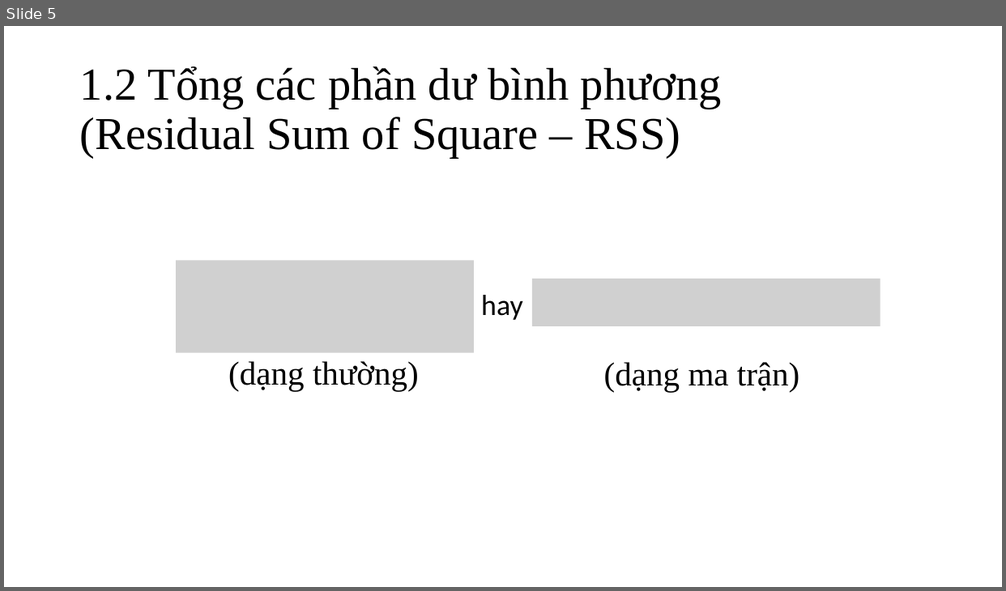
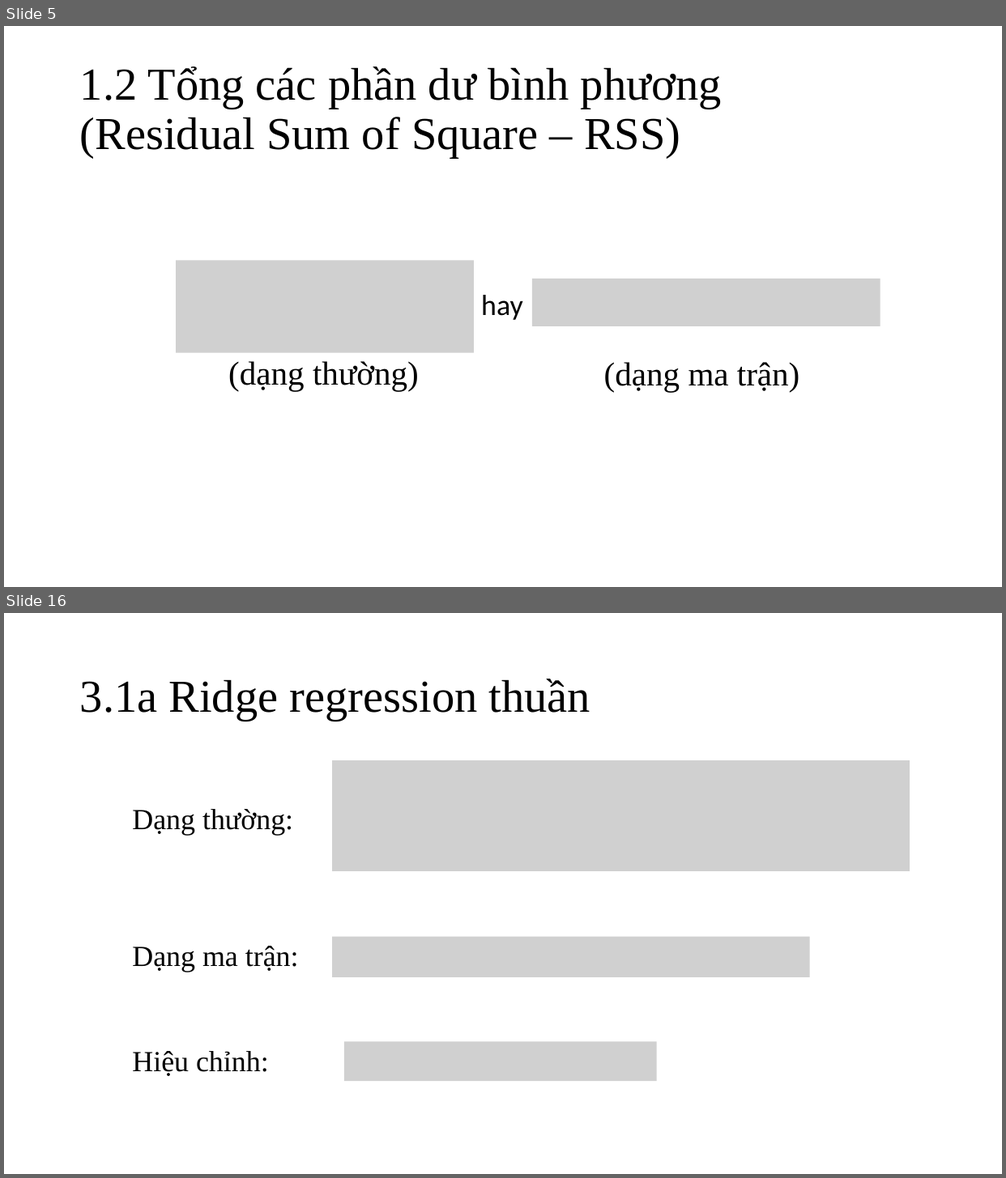
Before and after one commit to nguyenduyhanlam/ML_Final, a slide deck: Shrinkage Method.pptx. Shown one above the other, each under a label of ours: slide 5 before the commit, slides 5 and 16 after it; the slides between them are not shown. The pictures are 1006x591 and 1006x1178 pixels, drawn with LibreOffice and Linux fonts; fonts in the diff are those of the drawing; grey boxes stand for pictures. Boxes give left, top, right and bottom in pixels: in the first picture for what was removed or moved away, otherwise in the second. Text is boxed around its words. In the diff, an @@ line names an element or a change of style, - is before the commit and + after.

```diff
--- a/Shrinkage Method.pptx
+++ b/Shrinkage Method.pptx
@@ slide 16 added at (4,613,1002,1174), background #FFFFFF @@
@@ title added at (80,679,590,721), 44 pt, text #000000 @@
+3.1a Ridge regression thuần
@@ picture added at (332,760,909,871) @@
@@ text added at (132,809,293,836), 28 pt, text #000000 @@
+Dạng thường:
@@ text added at (132,946,299,972), 28 pt, text #000000 @@
+Dạng ma trận:
@@ picture added at (332,936,809,977) @@
@@ picture added at (344,1042,657,1082) @@
@@ text added at (132,1051,269,1076), 28 pt, text #000000 @@
+Hiệu chỉnh:
```
Also in this commit, not shown: 23 other slides added, 1 slide removed, 5 other files.
